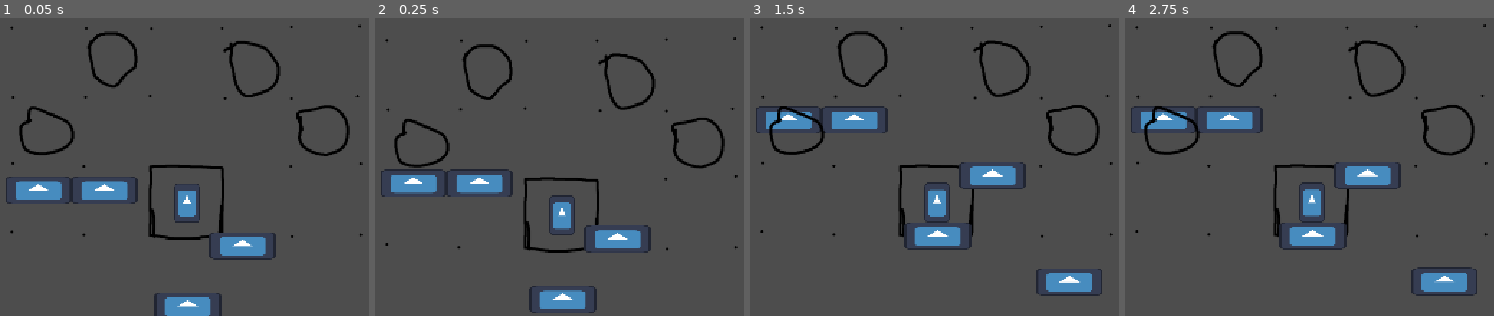
Above: before the commit, frames 1-4 (left to right).
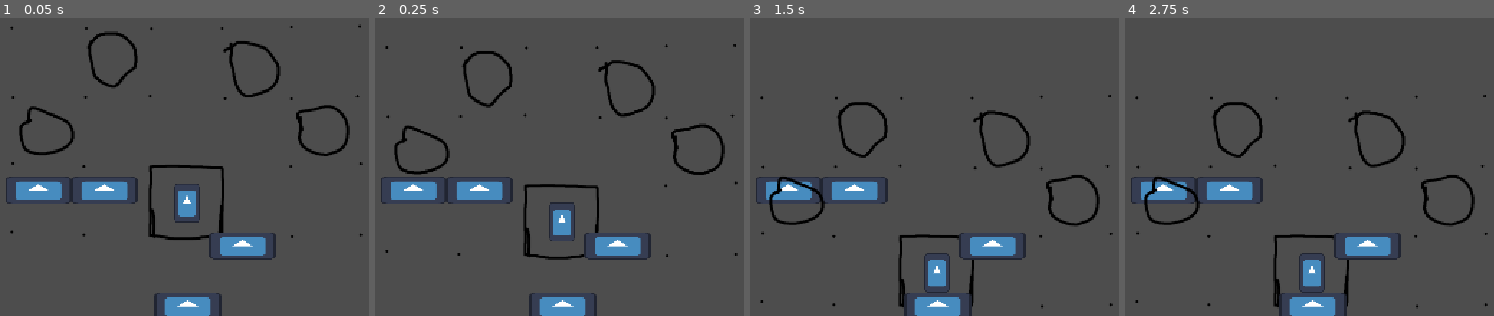
Above: after the commit, the same moments.

Repository: TheDartFrog/HorseFall
Game: Godot game, scene res://Scenes/main_node.tscn
Same seed, same stepped clock (60 frames per second), same inputs: the game is played once before the commit and once after it. The engine's default icon, where the game draws it, is replaced by a stand-in: a white triangle on a blue panel in a dark square.
Inputs:
- Up to frame 1 (0.05 s): no input
- Up to frame 2 (0.25 s): no input
- Up to frame 3 (1.5 s): no input
- Up to frame 4 (2.75 s): tap Enter at 2 s

The runs differ from the first frame. In frame 1, 0.1% of the frame differs, in the area x 5-69%, y 54-97%; in frame 2, 8.4%; in frame 3, 15%; in frame 4, 15%, in the area x 1-99%, y 2-100%.
Error before the commit: Invalid access to property or key 'position' on a base object of type 'null instance'. (res://Scripts/camera_controller.gd:24)

Commit message:
oops forgot to save this

Diff:
--- a/Scenes/playerScene.tscn
+++ b/Scenes/playerScene.tscn
@@ -3,7 +3,6 @@
 [ext_resource type="Script" uid="uid://nh5pcrtulosm" path="res://Scripts/playerScript.gd" id="1_33jum"]
 [ext_resource type="Texture2D" uid="uid://bc2gtgbshd8xx" path="res://Assets/Textures/icon.svg" id="1_f0e4c"]
 [ext_resource type="PackedScene" uid="uid://75x8supcyloh" path="res://Scenes/board.tscn" id="3_ok6mi"]
-[ext_resource type="PackedScene" uid="uid://em2a86qrb816" path="res://Scenes/CameraController.tscn" id="4_ho5nx"]
 
 [node name="PlayerScene" type="RigidBody2D" unique_id=630646939]
 script = ExtResource("1_33jum")
@@ -32,5 +31,3 @@
 [node name="Board" parent="." unique_id=850784260 instance=ExtResource("3_ok6mi")]
 z_as_relative = false
 position = Vector2(0, -130.92)
-
-[node name="CameraController" parent="." unique_id=804672092 instance=ExtResource("4_ho5nx")]
